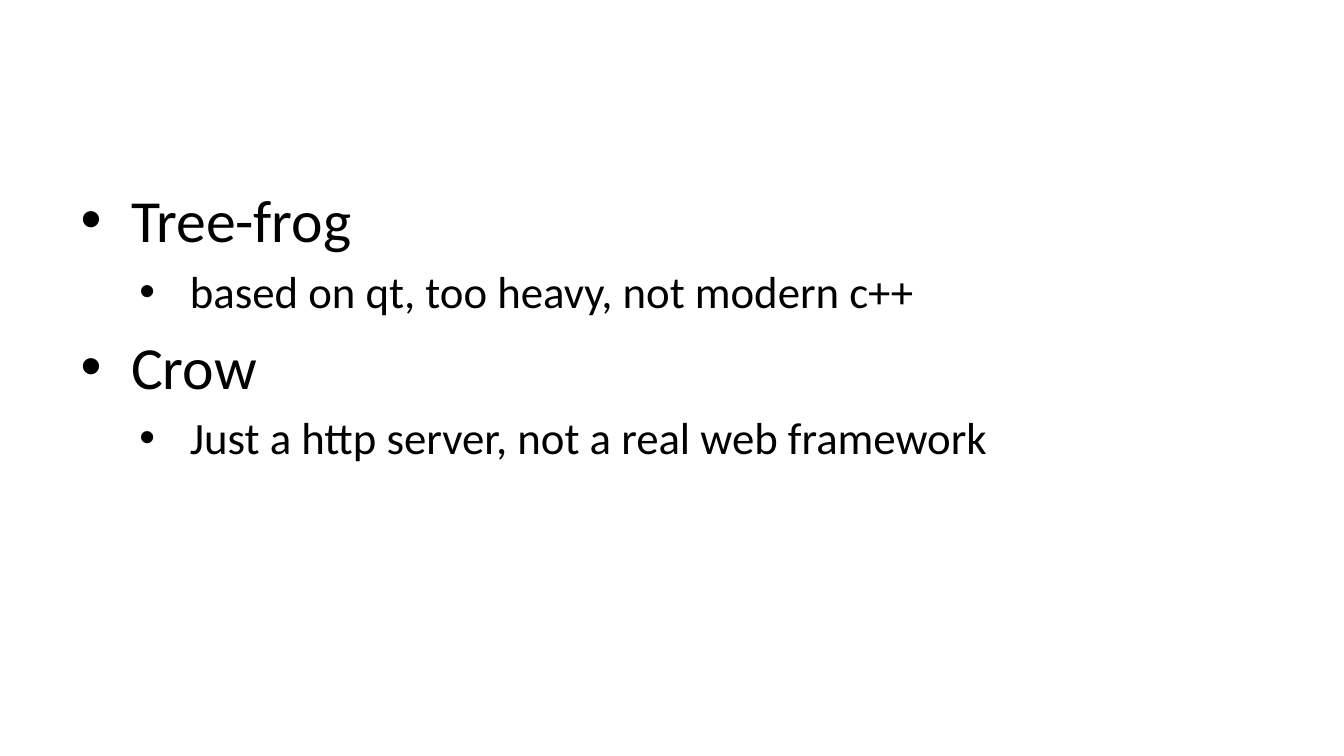
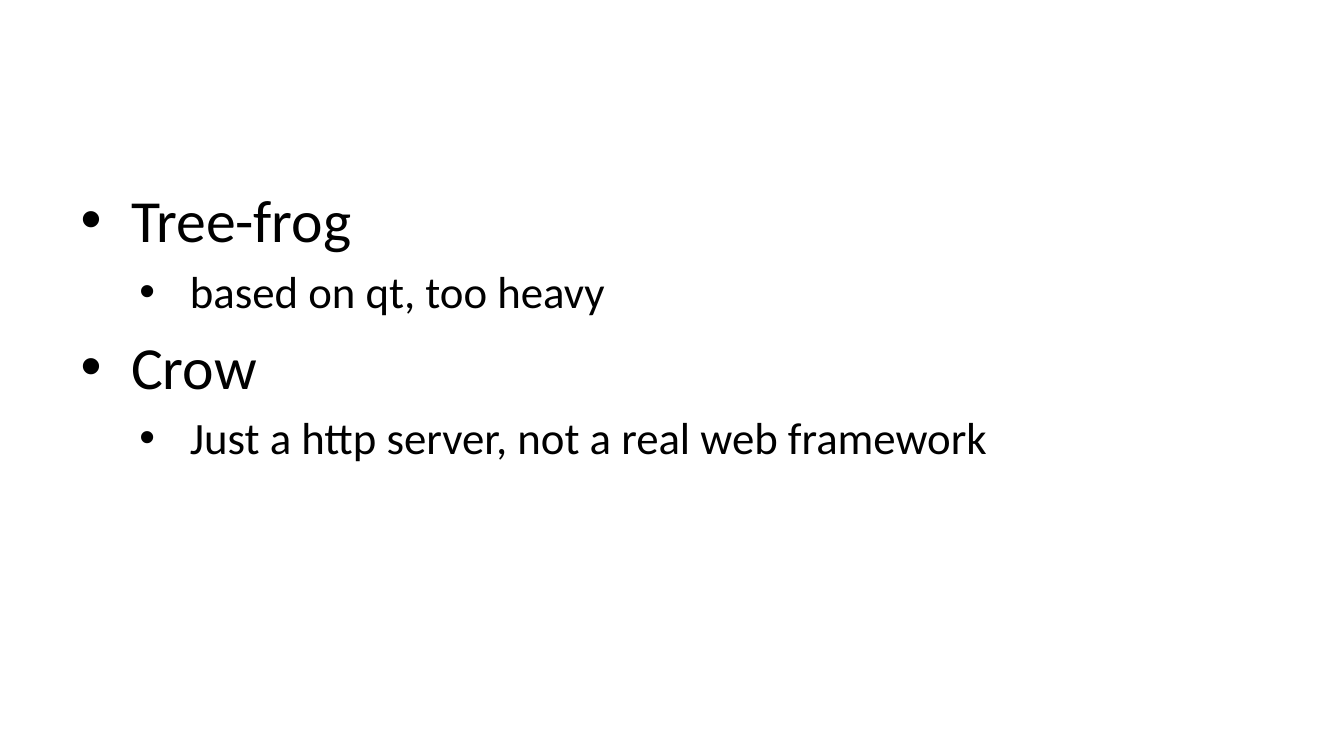
Before and after one commit to qicosmos/cppcon2018, a slide deck: slide 9 of cppcon2018.pptx. Drawn at 1344x756 pixels with LibreOffice and Linux fonts; fonts in the diff are those of the drawing. Boxes give left, top, right and bottom in pixels: in the first picture for what was removed or moved away, otherwise in the second. Text is boxed around its words. In the diff, an @@ line names an element or a change of style, - is before the commit and + after.

```diff
--- a/cppcon2018.pptx
+++ b/cppcon2018.pptx
@@ text at box(190, 277, 604, 316): text changed @@
-    • based on qt, too heavy, not modern c++
+    • based on qt, too heavy
```
Also in this commit, not shown: 5 other slides changed, 2 slides added.
